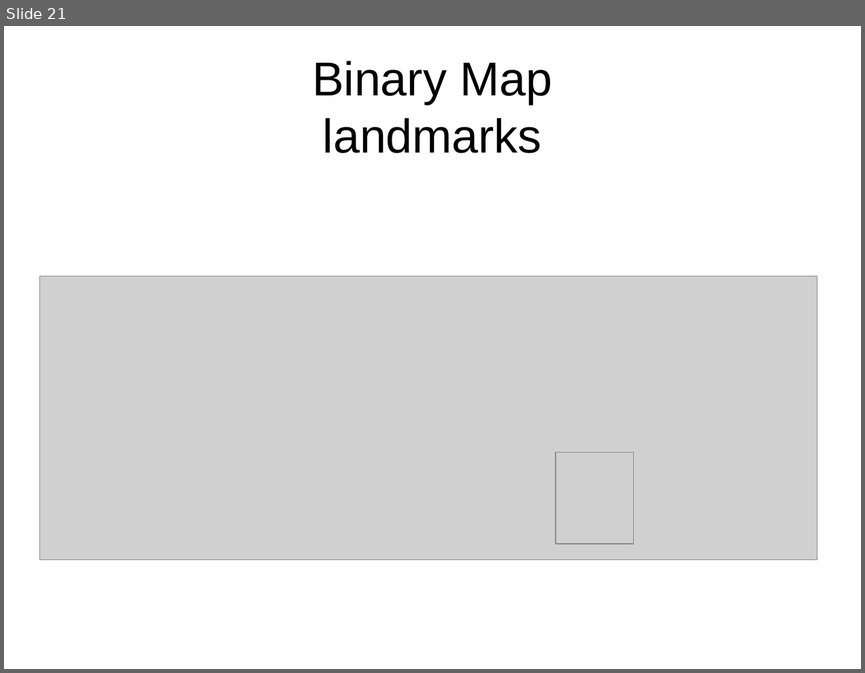
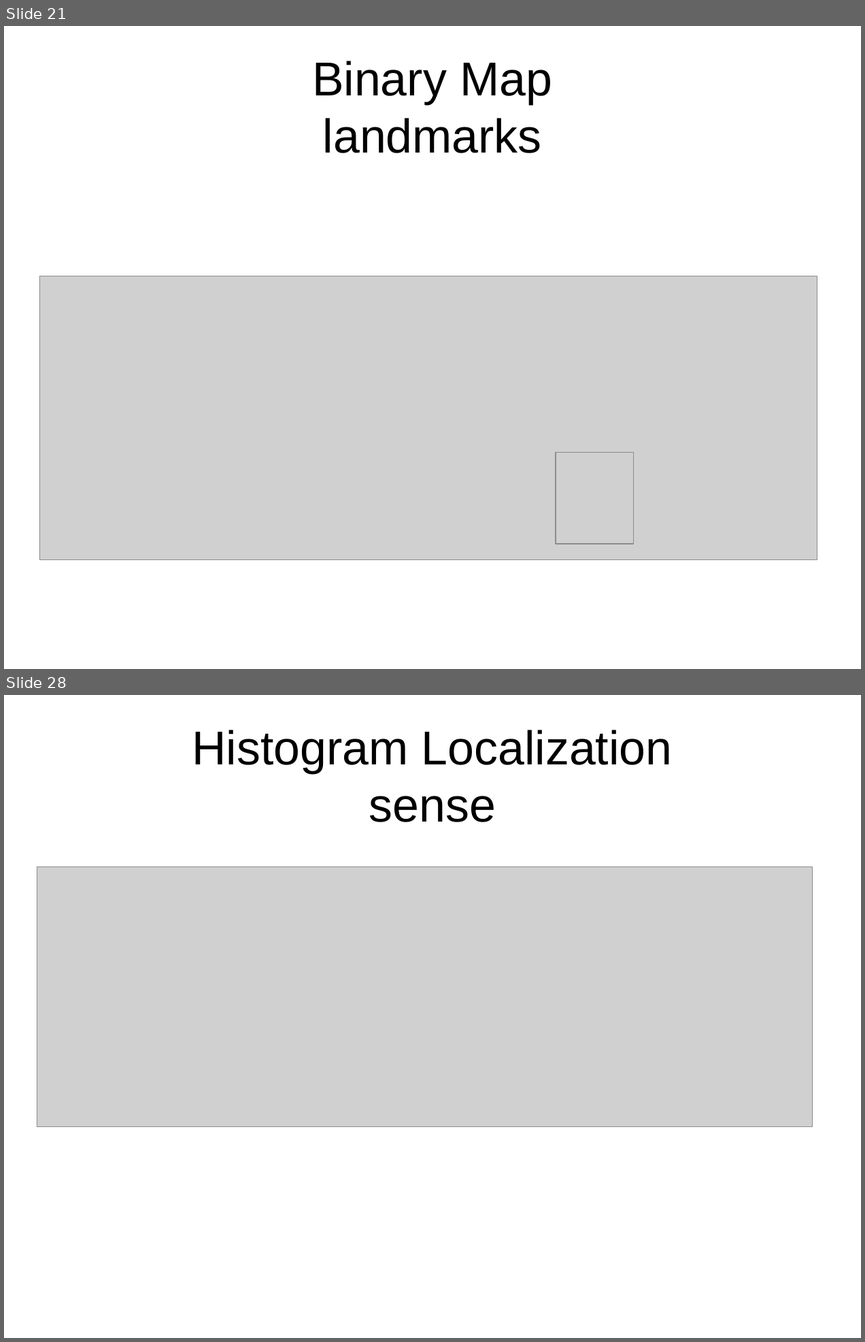
Before and after one commit to peterborkuti/english, a slide deck: robotlocalization/robotlocalization_02.odp. Shown one above the other, each under a label of ours: slide 21 before the commit, slides 21 and 28 after it; the slides between them are not shown. The pictures are 865x673 and 865x1342 pixels, drawn with LibreOffice and Linux fonts; fonts in the diff are those of the drawing; grey boxes stand for pictures. Boxes give left, top, right and bottom in pixels: in the first picture for what was removed or moved away, otherwise in the second. Text is boxed around its words. In the diff, an @@ line names an element or a change of style, - is before the commit and + after.

```diff
--- a/robotlocalization/robotlocalization_02.odp
+++ b/robotlocalization/robotlocalization_02.odp
@@ slide 28 added at (x1=4, y1=695, x2=861, y2=1338), background #FFFFFF @@
@@ title added at (x1=192, y1=730, x2=672, y2=822), 44 pt, text #000000 @@
+Histogram Localization
+sense
@@ picture added at (x1=37, y1=867, x2=813, y2=1127) @@
```
Also in this commit, not shown: 1 slide changed, 18 other slides added, 1 other file.
